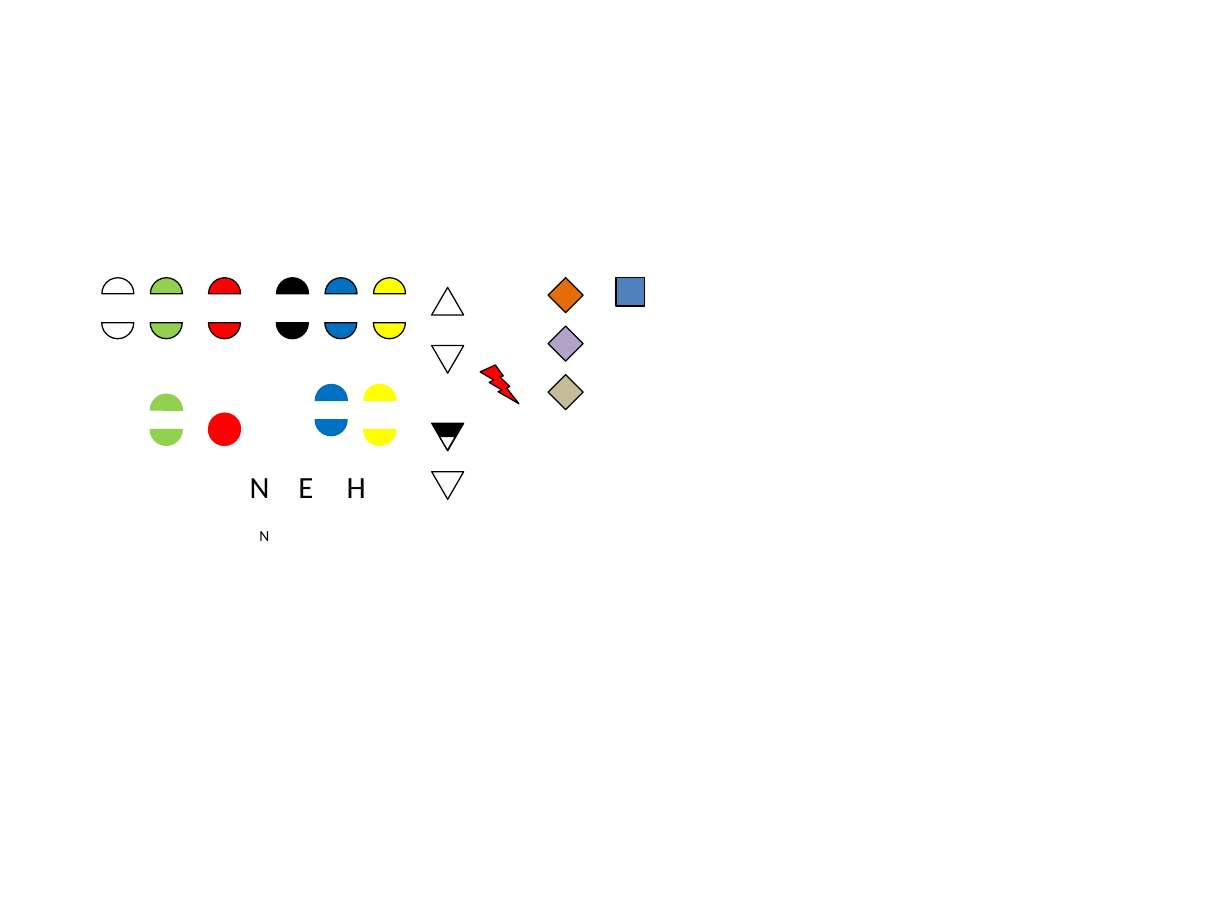
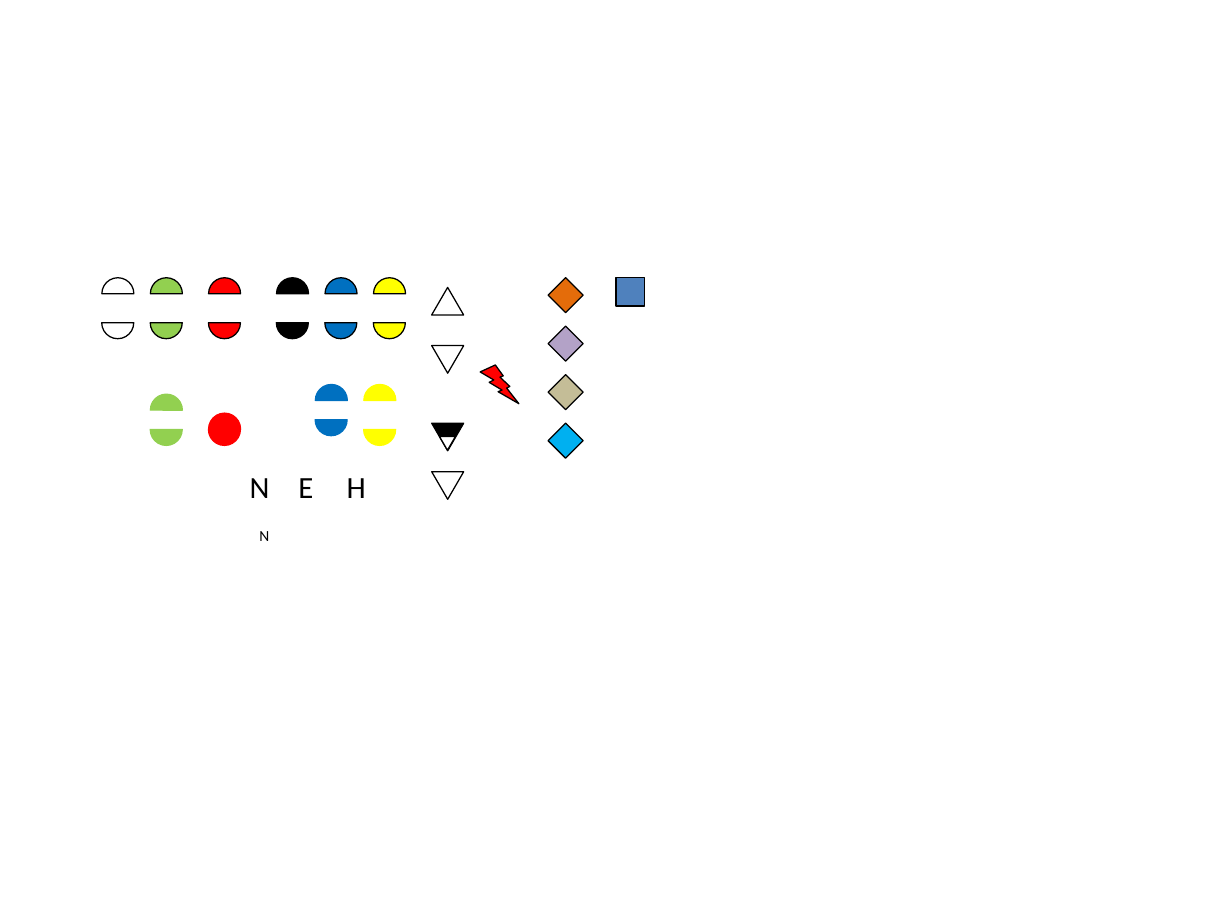
Before and after one commit to foxking0416/DailyReport, a slide deck: slide 1 of HuaChun_DailyReport/bin/Debug/image/晴雨圖.pptx. Drawn at 1232x924 pixels with LibreOffice and Linux fonts; fonts in the diff are those of the drawing. Boxes give left, top, right and bottom in pixels: in the first picture for what was removed or moved away, otherwise in the second. Text is boxed around its words. In the diff, an @@ line names an element or a change of style, - is before the commit and + after.

```diff
--- a/HuaChun_DailyReport/bin/Debug/image/晴雨圖.pptx
+++ b/HuaChun_DailyReport/bin/Debug/image/晴雨圖.pptx
@@ diamond added at (548, 424, 583, 458), fill #00B0F0, outline #000000 0.75 pt @@
```
Also in this commit, not shown: 9 other files.
